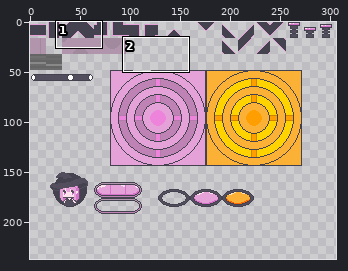
Pixel-art file, stored at assets/main-tileset.aseprite. Above: a wide view before the commit, with the close-up outlined.
Close-up. Before the commit:
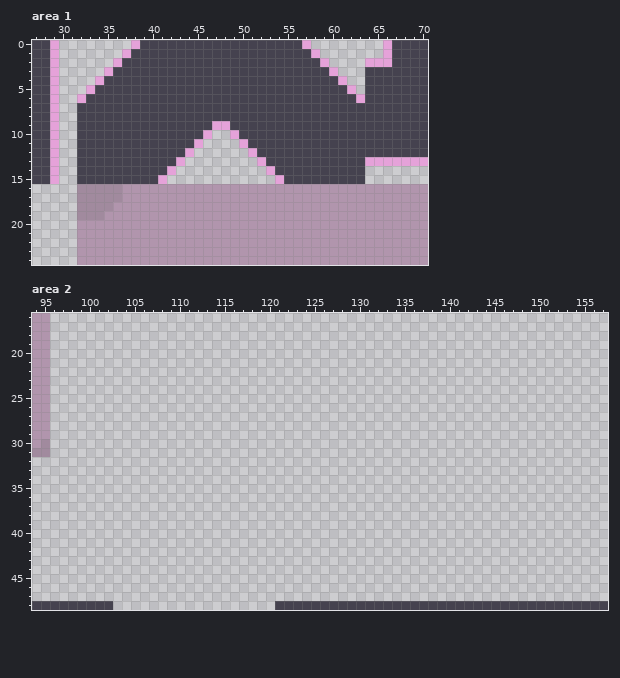
320x320 pixels, 1 frame. Shown: area 1: x 27..70, y 0..24; area 2: x 94..157, y 16..48. The wide view leaves out empty margins. The commit also changed other parts of the picture, which this record leaves out.
After the commit:
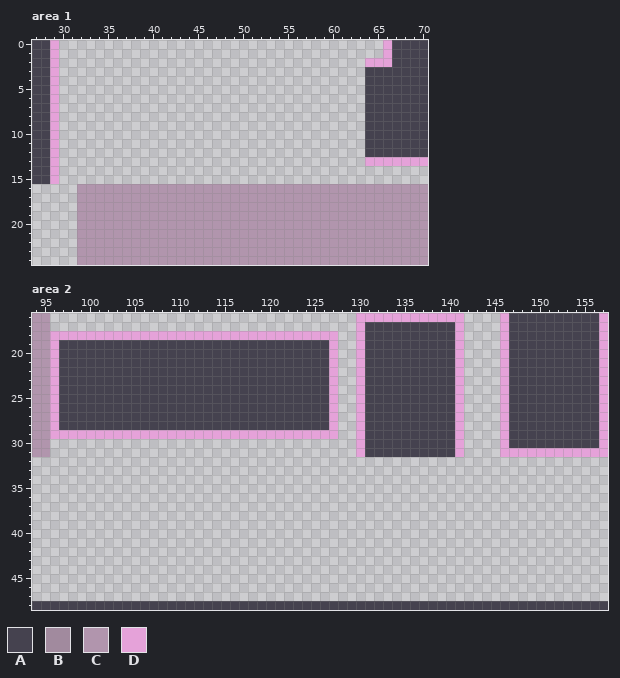
Palette (. is transparent): A #45424f  B #a18a9e  C #b195ad  D #e5a2d9
Edits made:
layer "Flattened" added
layer "Layer" removed
--- area 1
@@ x 27..70 @@
- 0 AAD........DAAAAAAAAAAAAAAAAAAD........DAAAA
- 1 AAD.......DAAAAAAAAAAAAAAAAAAAAD.......DAAAA
- 2 AAD......DAAAAAAAAAAAAAAAAAAAAAAD....DDDAAAA
- 3 AAD.....DAAAAAAAAAAAAAAAAAAAAAAAAD...AAAAAAA
- 4 AAD....DAAAAAAAAAAAAAAAAAAAAAAAAAAD..AAAAAAA
- 5 AAD...DAAAAAAAAAAAAAAAAAAAAAAAAAAAAD.AAAAAAA
- 6 AAD..DAAAAAAAAAAAAAAAAAAAAAAAAAAAAAADAAAAAAA
- 7 AAD..AAAAAAAAAAAAAAAAAAAAAAAAAAAAAAAAAAAAAAA
- 8 AAD..AAAAAAAAAAAAAAAAAAAAAAAAAAAAAAAAAAAAAAA
- 9 AAD..AAAAAAAAAAAAAAADDAAAAAAAAAAAAAAAAAAAAAA
-10 AAD..AAAAAAAAAAAAAAD..DAAAAAAAAAAAAAAAAAAAAA
-11 AAD..AAAAAAAAAAAAAD....DAAAAAAAAAAAAAAAAAAAA
-12 AAD..AAAAAAAAAAAAD......DAAAAAAAAAAAAAAAAAAA
-13 AAD..AAAAAAAAAAAD........DAAAAAAAAAAADDDDDDD
-14 AAD..AAAAAAAAAAD..........DAAAAAAAAAA.......
-15 AAD..AAAAAAAAAD............DAAAAAAAAA.......
-16 .....BBBBBCCCCCCCCCCCCCCCCCCCCCCCCCCCCCCCCCC
-17 .....BBBBBCCCCCCCCCCCCCCCCCCCCCCCCCCCCCCCCCC
-18 .....BBBBCCCCCCCCCCCCCCCCCCCCCCCCCCCCCCCCCCC
-19 .....BBBCCCCCCCCCCCCCCCCCCCCCCCCCCCCCCCCCCCC
+ 0 AAD....................................DAAAA
+ 1 AAD....................................DAAAA
+ 2 AAD..................................DDDAAAA
+ 3 AAD..................................AAAAAAA
+ 4 AAD..................................AAAAAAA
+ 5 AAD..................................AAAAAAA
+ 6 AAD..................................AAAAAAA
+ 7 AAD..................................AAAAAAA
+ 8 AAD..................................AAAAAAA
+ 9 AAD..................................AAAAAAA
+10 AAD..................................AAAAAAA
+11 AAD..................................AAAAAAA
+12 AAD..................................AAAAAAA
+13 AAD..................................DDDDDDD
+14 AAD.........................................
+15 AAD.........................................
+16 .....CCCCCCCCCCCCCCCCCCCCCCCCCCCCCCCCCCCCCCC
+17 .....CCCCCCCCCCCCCCCCCCCCCCCCCCCCCCCCCCCCCCC
+18 .....CCCCCCCCCCCCCCCCCCCCCCCCCCCCCCCCCCCCCCC
+19 .....CCCCCCCCCCCCCCCCCCCCCCCCCCCCCCCCCCCCCCC
 20 .....CCCCCCCCCCCCCCCCCCCCCCCCCCCCCCCCCCCCCCC
--- area 2, layer "Flattened"
@@ x 94..157 @@
-16 CC..............................................................
-17 CC..............................................................
-18 CC..............................................................
-19 CC..............................................................
-20 CC..............................................................
-21 CC..............................................................
-22 CC..............................................................
-23 CC..............................................................
-24 CC..............................................................
-25 CC..............................................................
-26 CC..............................................................
-27 CC..............................................................
-28 CC..............................................................
-29 CC..............................................................
-30 CB..............................................................
-31 BB..............................................................
+16 CC..................................DDDDDDDDDDDD....DAAAAAAAAAAD
+17 CC..................................DAAAAAAAAAAD....DAAAAAAAAAAD
+18 CCDDDDDDDDDDDDDDDDDDDDDDDDDDDDDDDD..DAAAAAAAAAAD....DAAAAAAAAAAD
+19 CCDAAAAAAAAAAAAAAAAAAAAAAAAAAAAAAD..DAAAAAAAAAAD....DAAAAAAAAAAD
+20 CCDAAAAAAAAAAAAAAAAAAAAAAAAAAAAAAD..DAAAAAAAAAAD....DAAAAAAAAAAD
+21 CCDAAAAAAAAAAAAAAAAAAAAAAAAAAAAAAD..DAAAAAAAAAAD....DAAAAAAAAAAD
+22 CCDAAAAAAAAAAAAAAAAAAAAAAAAAAAAAAD..DAAAAAAAAAAD....DAAAAAAAAAAD
+23 CCDAAAAAAAAAAAAAAAAAAAAAAAAAAAAAAD..DAAAAAAAAAAD....DAAAAAAAAAAD
+24 CCDAAAAAAAAAAAAAAAAAAAAAAAAAAAAAAD..DAAAAAAAAAAD....DAAAAAAAAAAD
+25 CCDAAAAAAAAAAAAAAAAAAAAAAAAAAAAAAD..DAAAAAAAAAAD....DAAAAAAAAAAD
+26 CCDAAAAAAAAAAAAAAAAAAAAAAAAAAAAAAD..DAAAAAAAAAAD....DAAAAAAAAAAD
+27 CCDAAAAAAAAAAAAAAAAAAAAAAAAAAAAAAD..DAAAAAAAAAAD....DAAAAAAAAAAD
+28 CCDAAAAAAAAAAAAAAAAAAAAAAAAAAAAAAD..DAAAAAAAAAAD....DAAAAAAAAAAD
+29 CCDDDDDDDDDDDDDDDDDDDDDDDDDDDDDDDD..DAAAAAAAAAAD....DAAAAAAAAAAD
+30 CC..................................DAAAAAAAAAAD....DAAAAAAAAAAD
+31 CC..................................DAAAAAAAAAAD....DDDDDDDDDDDD
 32 ................................................................
@@ x 101..122 @@
 47 ......................
-48 AA..................AA
+48 AAAAAAAAAAAAAAAAAAAAAA
Boxes around the changes in both close-ups, in picture pixels (x1, y1, x2, y2):
changed: (77, 40, 365, 220)
changed: (32, 313, 464, 457)
added: (500, 313, 608, 457)
added: (113, 601, 275, 610)
